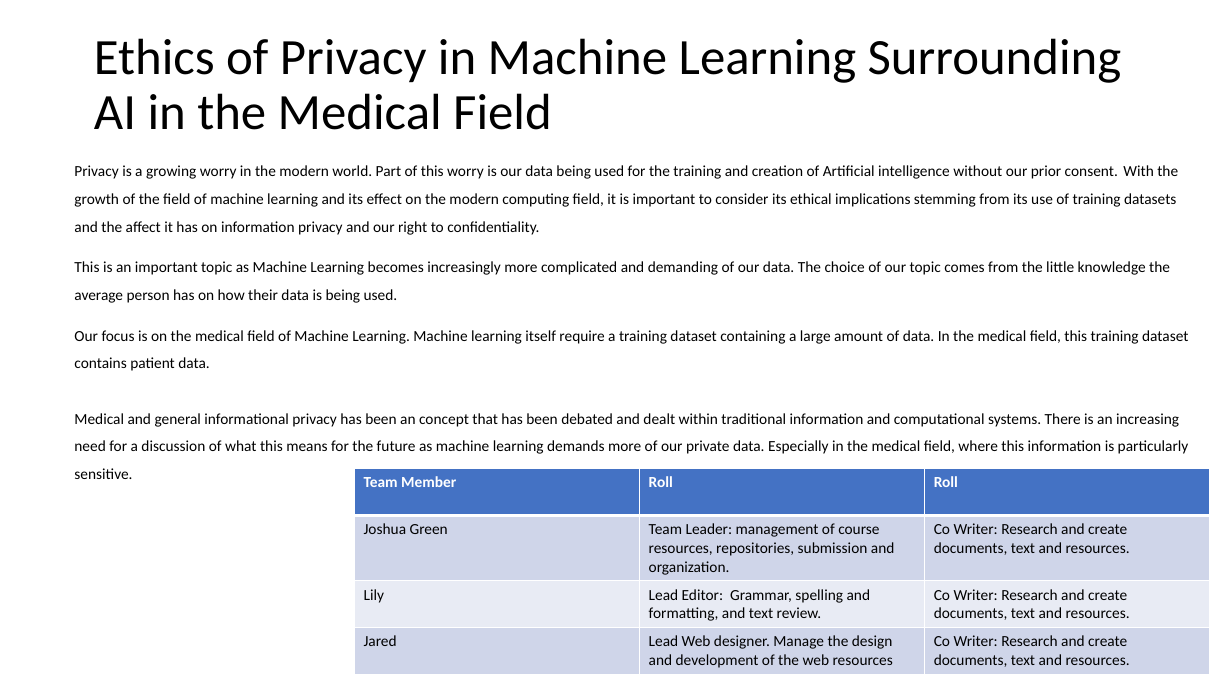
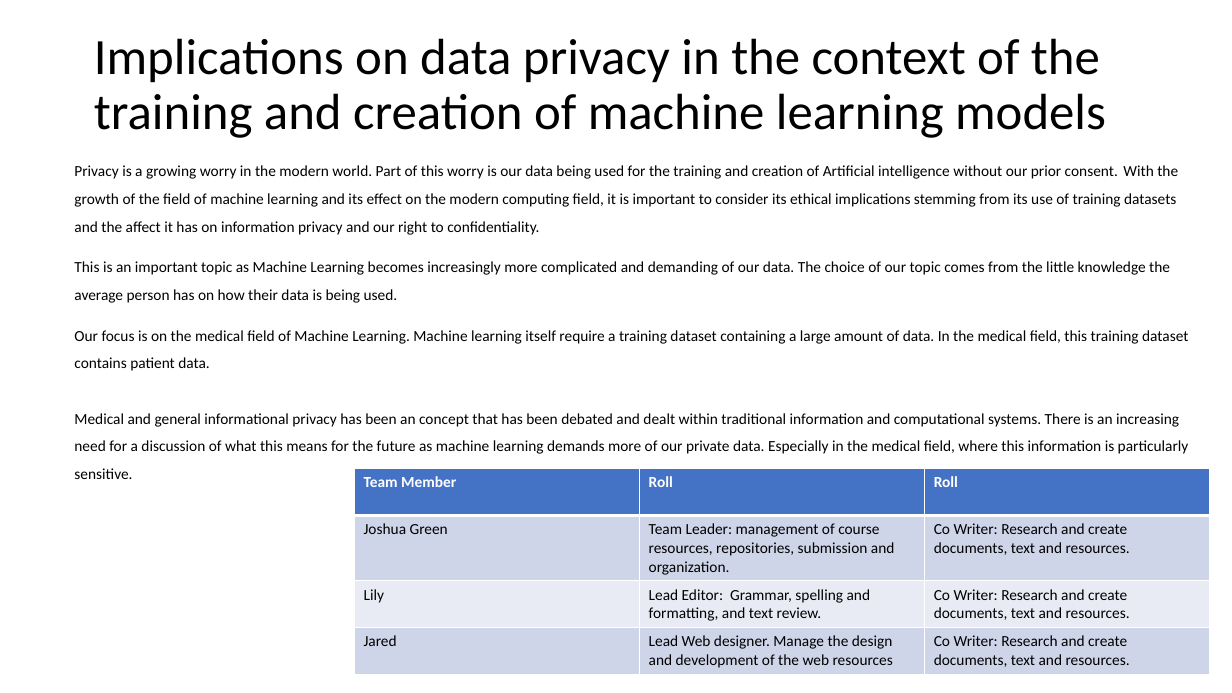
Before and after one commit to noclue-org/portfolio, a slide deck: slide 1 of Comp501_Stage3.pptx. Drawn at 1232x693 pixels with LibreOffice and Linux fonts; fonts in the diff are those of the drawing. Boxes give left, top, right and bottom in pixels: in the first picture for what was removed or moved away, otherwise in the second. Text is boxed around its words. In the diff, an @@ line names an element or a change of style, - is before the commit and + after.

```diff
--- a/Comp501_Stage3.pptx
+++ b/Comp501_Stage3.pptx
@@ title at box(94, 38, 1106, 138): text changed @@
-Ethics of Privacy in Machine Learning Surrounding AI in the Medical Field
+Implications on data privacy in the context of the training and creation of machine learning models
```
